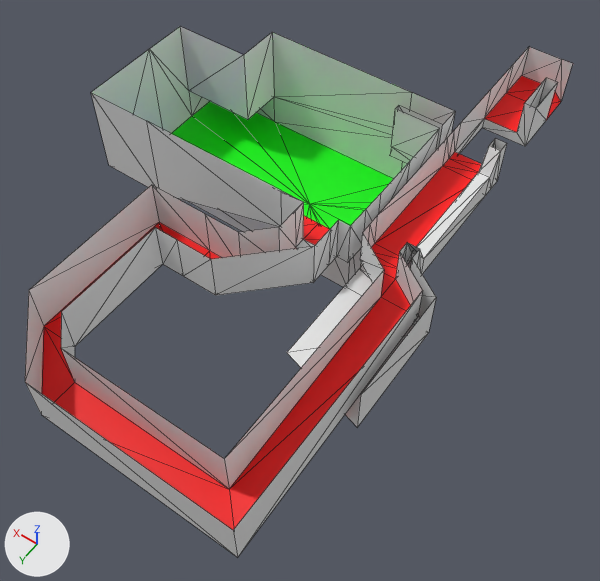
One commit to the glTF model Voronomir/Assets/Modelos/Mundos/M1E1/Sala2.glb: the scene before it, then after it.
Rendered twice from a 50 mm camera at (-29.0, 42.0, 53.0) aimed at (-5.3, 8.9, 0.9). The axes (+X, +Y, +Z) are drawn at lower left. The lights are the same throughout. Mesh edges are drawn as thin lines. Vertices at the same position are counted once.

The first picture shows 'Sala2'.
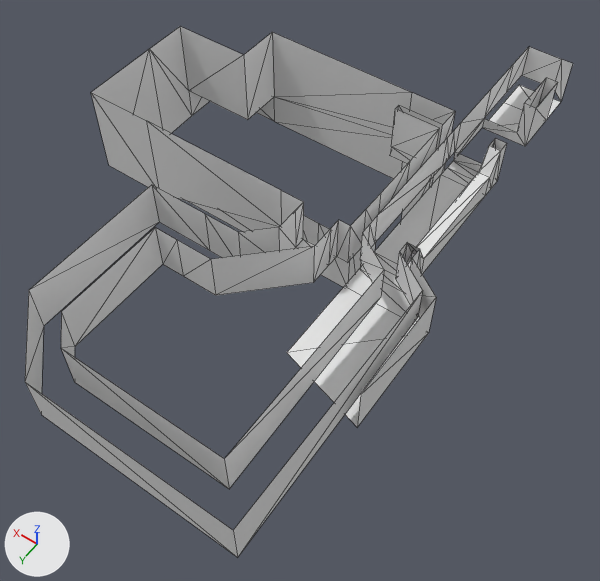
What differs and where, as boxes [x1, y1, x2, y2] in the pictures (600 x 581 px):
part 1 of me_sala2, deleted
    before: [42, 76, 561, 530]

The change, as a diff of the scene's bpy script:
```diff
--- a/Voronomir/Assets/Modelos/Mundos/M1E1/Sala2.glb.py
+++ b/Voronomir/Assets/Modelos/Mundos/M1E1/Sala2.glb.py
@@ me_sala2 @@
 # used by ob_sala2; location = (0.0, 0.0, 0.0)
-me_sala2.from_pydata(...)  # 171 vertices, 269 faces; spans x -17.0..16.0, y -18.0..30.0, z 0.0..10.0
+me_sala2.from_pydata(...)  # 170 vertices, 205 faces; spans x -17.0..16.0, y -18.0..30.0, z 0.0..10.0
+# me_sala2 part 1
+# 1 vertex is removed from x 0.0, y 0.0, z 0.0
+# 64 faces are deleted
 me_sala2.materials.append(mat_muro)
-me_sala2.materials.append(mat_piso0)  # red #ff0000
-me_sala2.materials.append(mat_piso1)  # green #00ff00
-me_sala2.materials.append(mat_piso2)  # blue #0000ff
```
